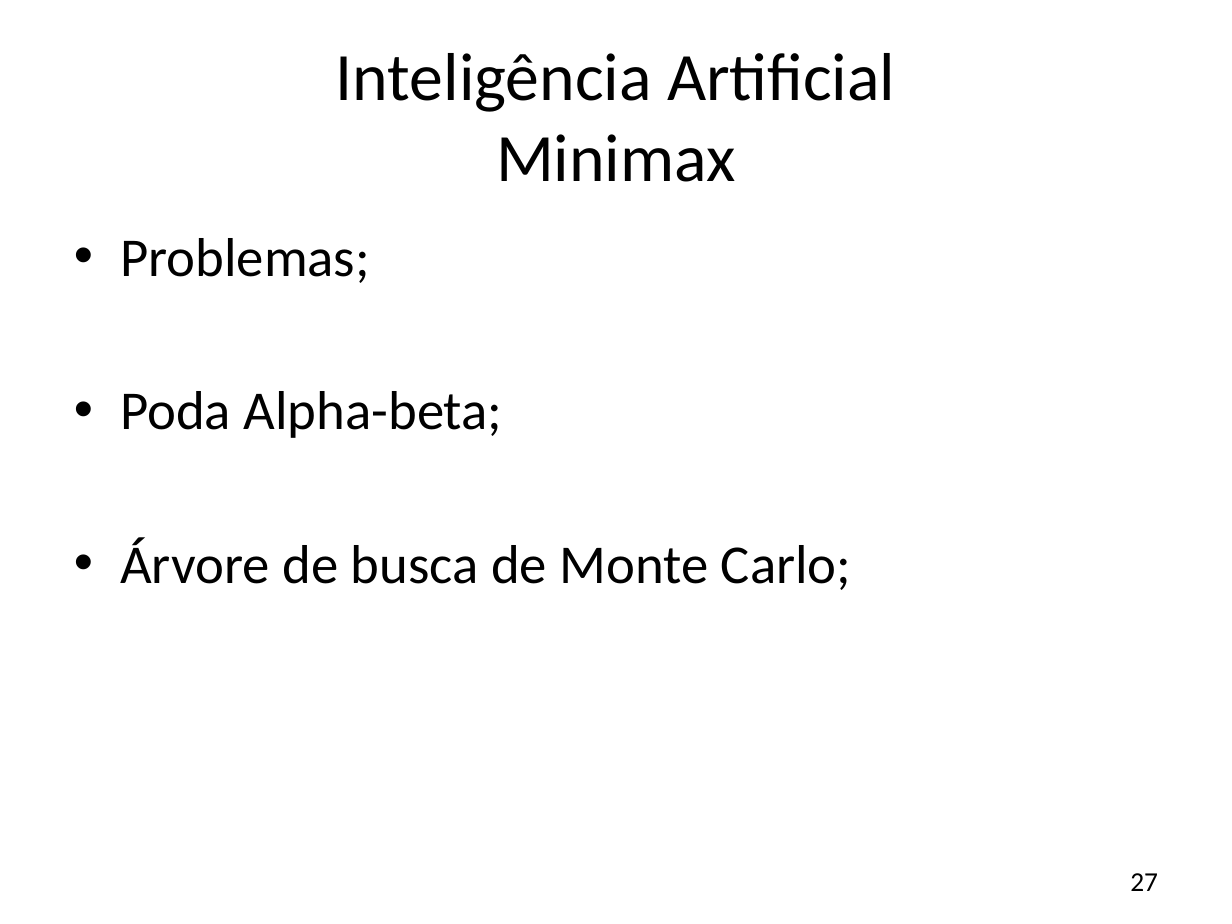
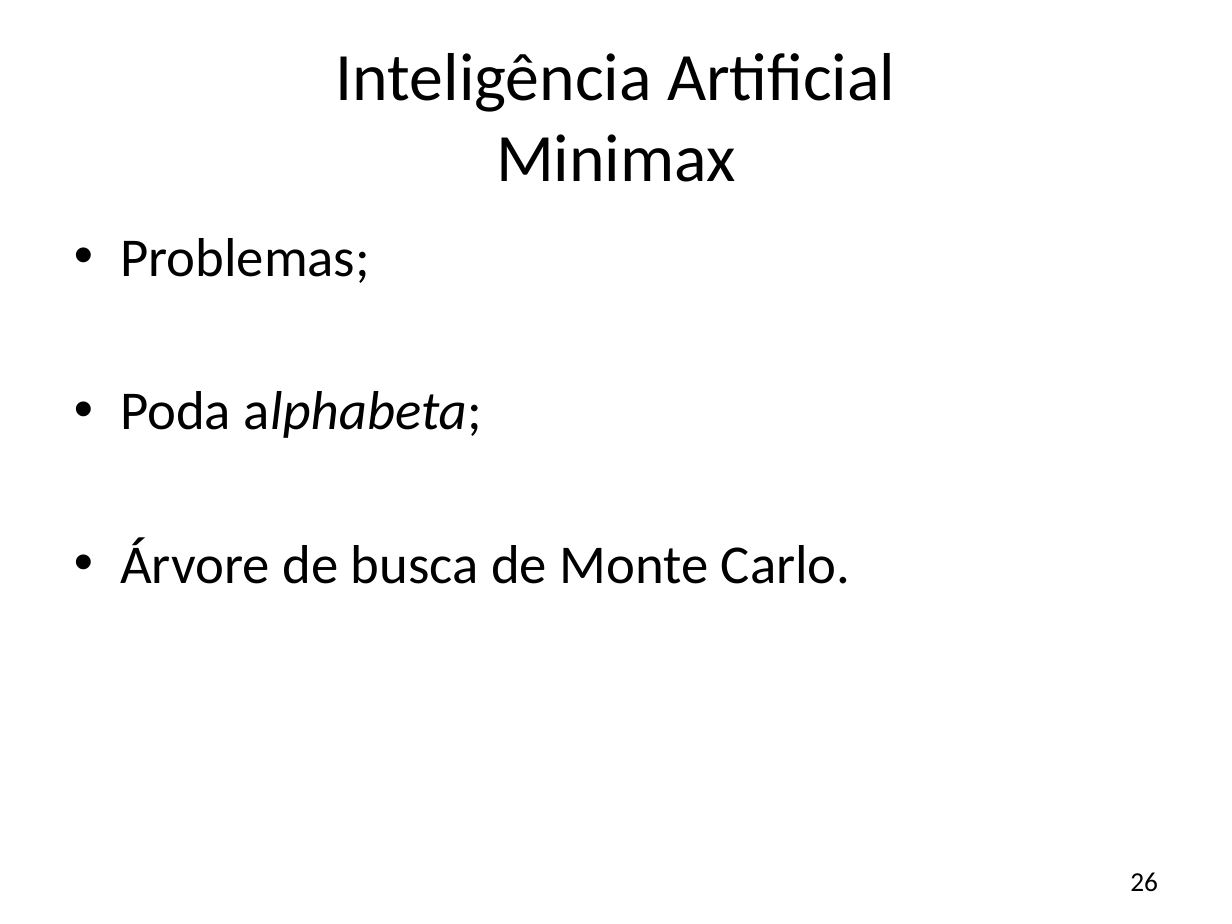
Before and after one commit to JonathanOhara/dissertacao, a slide deck: slide 26 of Apresentação Qualificação.pptx (slide 27 before the commit). Drawn at 1232x924 pixels with LibreOffice and Linux fonts; fonts in the diff are those of the drawing; background and template pictures are left out. Boxes give left, top, right and bottom in pixels: in the first picture for what was removed or moved away, otherwise in the second. Text is boxed around its words. In the diff, an @@ line names an element or a change of style, - is before the commit and + after.

```diff
--- a/Apresentação Qualificação.pptx
+++ b/Apresentação Qualificação.pptx
@@ text at bbox=[120, 391, 851, 584]: text changed @@
-• Poda Alpha-beta;
-• Árvore de busca de Monte Carlo;
+• Poda alphabeta;
+• Árvore de busca de Monte Carlo.
@@ page number at bbox=[1130, 872, 1158, 892]: text changed @@
-27
+26
```
Also in this commit, not shown: 9 other slides changed, 1 slide removed.
